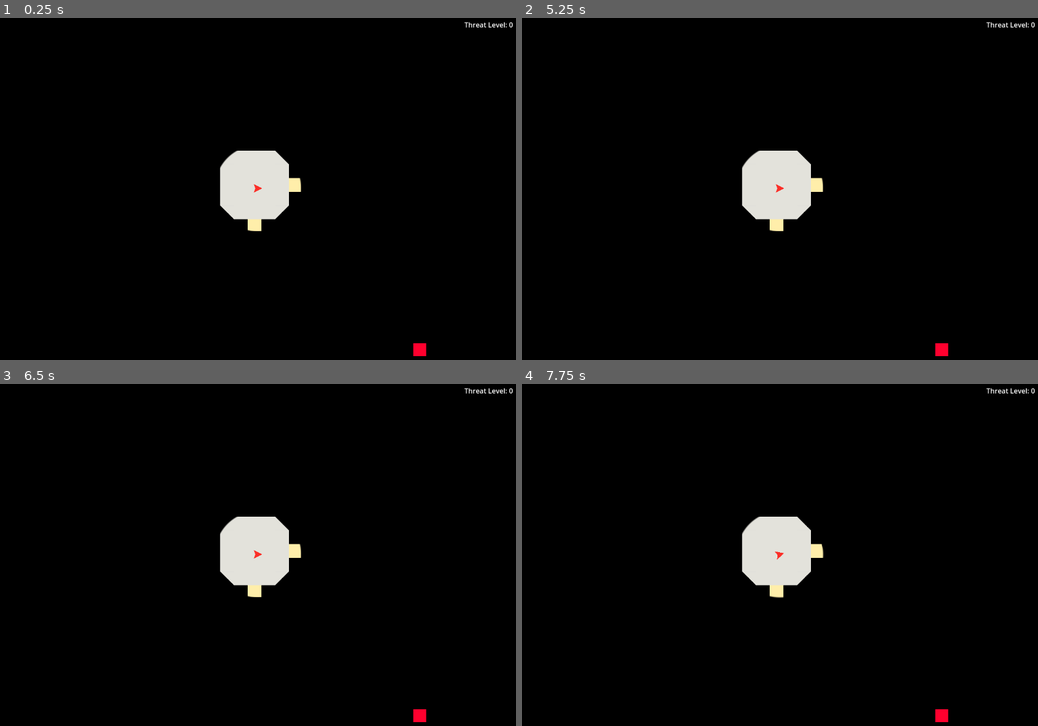
Above: before the commit, frames 1-4 (two rows, left to right).
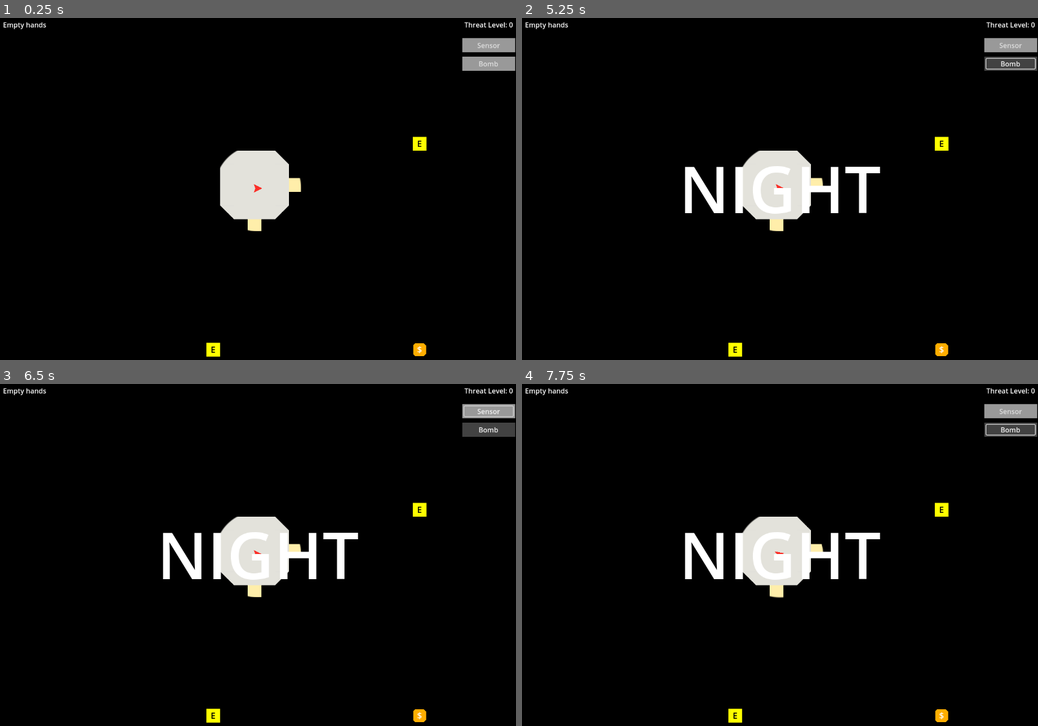
Above: after the commit, the same moments.

Repository: hyearchom/intruder-alert
Game: Godot game, scene res://hra.tscn
Same seed, same stepped clock (60 frames per second), same inputs: the game is played once before the commit and once after it.
Inputs (mouse positions are in pixels of both pictures, inside the frame that each line leads up to):
- Up to frame 1 (0.25 s): no input
- Up to frame 2 (5.25 s): click (1012, 45) at 0.5 s, where only the run after the commit has a clickable "Sensor"; click (1012, 62) at 1.25 s, where only the run after the commit has a clickable "Bomb"; click (1012, 45) at 2 s, where only the run after the commit has a clickable "Sensor"; click (1012, 62) at 2.75 s, where only the run after the commit has a clickable "Bomb"; click (1012, 45) at 3.5 s, where only the run after the commit has a clickable "Sensor"; click (1012, 62) at 4.25 s, where only the run after the commit has a clickable "Bomb"; tap Enter (noc) at 5, 5.1 s
- Up to frame 3 (6.5 s): tap E (polozit) at 5.3, 5.85 s; tap Space at 5.75 s; tap Tab (zvolit, bound only after the commit) at 6.05 s
- Up to frame 4 (7.75 s): tap Enter (noc) at 6.5, 6.8 s; tap Tab (zvolit, bound only after the commit) at 6.6 s; tap Space at 7.25 s; tap A (doleva) at 7.35 s; tap E (polozit) at 7.55 s

The runs differ from the first frame. In frame 1, 1.3% of the frame differs, in the area x 0-100%, y 1-100%; in frame 2, 3.4%; in frame 3, 3.4%; in frame 4, 3.4%.

Commit message:
Dokončená verze se základními funkcemi
- přidány předměty pro detekci a ničení nepřátel
- přidán obchod pro nákup předmětů
- přidána oznámení o stavu hry
- přidány signály pro výhru, prohru, začátek hry

- soupeř se nyní brání

Diff:
--- a/Hrac.gd
+++ b/Hrac.gd
@@ -7,12 +7,19 @@
 const VELIKOST_OTACENI: float = 4
 
 var inventar: Array
+var aktivni_predmet: int
 
 @onready var Celo: Marker2D = $Celo
+@onready var Predmet: Control = get_node("/root/Hra/%Predmet")
+
 
 func _physics_process(_delta: float) -> void:
 	ovladani_pohybu()
 	move_and_slide()
+
+
+func _exit_tree() -> void:
+	Signaly.prohra.emit()
 
 
 func ovladani_pohybu() -> void:
@@ -33,20 +40,37 @@
 		predmet_zvednut.emit()
 	elif event.is_action_released("polozit"):
 		predmet_polozen.emit(odebrat_predmet(), Celo.global_position)
+	elif event.is_action_released("zvolit"):
+		vybrat_dalsi_predmet()
 	if event.is_action_released("noc"):
 		Signaly.noc_zacala.emit()
+
 
 func odebrat_predmet() -> String:
 	if not inventar:
 		push_warning('Inventář je prázdný')
 		return ''
 
-	var predmet: Dictionary = inventar[0]
-	predmet['mnozstvi'] -= 1
-	if predmet['mnozstvi'] == 0:
+	var predmet: Dictionary = inventar[aktivni_predmet]
+	predmet.mnozstvi -= 1
+	if predmet.mnozstvi == 0:
 		inventar.erase(predmet)
-	return predmet['nazev']
+		vybrat_dalsi_predmet()
+	return predmet.id
 
 
-func pridat_predmet(pojmenovani:String, pocet:=int(1)) -> void:
-	inventar.append({'nazev': pojmenovani, 'mnozstvi': pocet})
+func pridat_predmet(znacka:StringName, pojmenovani:StringName, pocet:=int(1)) -> void:
+	inventar.append({'id': znacka, 'nazev': pojmenovani, 'mnozstvi': pocet})
+	if inventar.size() == 1:
+		vybrat_dalsi_predmet()
+
+
+func vybrat_dalsi_predmet() -> void:
+	var poradi: int = 0
+	if inventar.size() > aktivni_predmet +1:
+		poradi = aktivni_predmet +1
+	if inventar:
+		aktivni_predmet = poradi
+		Predmet.drzi(inventar[poradi].nazev)
+	else:
+		Predmet.drzi()
--- a/Postavy.gd
+++ b/Postavy.gd
@@ -6,7 +6,9 @@
 var predmety: Dictionary = {
 	'sejf': preload("res://sceny/sejf.tscn"),
 	'dvere': preload("res://sceny/dvere.tscn"),
-	'vychod': preload("res://sceny/vychod.tscn")
+	'vychod': preload("res://sceny/vychod.tscn"),
+	'senzor': preload("res://sceny/senzor.tscn"),
+	'bomba': preload("res://sceny/bomba.tscn")
 }
 
 @export var Mapa: Node2D
--- a/Signaly.gd
+++ b/Signaly.gd
@@ -2,3 +2,4 @@
 
 signal noc_zacala
 signal prohra
+signal vyhra
--- a/display/Hrozba.gd
+++ b/display/Hrozba.gd
@@ -1,8 +1,6 @@
-extends VBoxContainer
+extends Label
 
 var uroven: int
-
-@onready var Pocet: Label = $Pocet
 
 func _ready() -> void:
 	zvysit_uroven(0)
@@ -10,4 +8,4 @@
 
 func zvysit_uroven(mira:=int(1)) -> void:
 	uroven += mira
-	Pocet.text = 'Threat Level: {0}'.format([str(uroven)])
+	text = 'Threat Level: {0}'.format([str(uroven)])
--- /dev/null
+++ b/display/Inventar.gd
@@ -0,0 +1,12 @@
+extends VBoxContainer
+
+@onready var Ruce: Label = %Ruce
+
+func _ready() -> void:
+	drzi()
+
+func drzi(predmet:StringName='') -> void:
+	if predmet:
+		Ruce.text = 'In hands: {0}'.format([predmet.to_upper()])
+	else:
+		Ruce.text = 'Empty hands'
--- /dev/null
+++ b/display/Obchod.gd
@@ -0,0 +1,27 @@
+extends VBoxContainer
+
+@onready var Hrozba: Control = get_node('../%Hrozba')
+@onready var Hrac:= get_tree().get_first_node_in_group("hrac")
+
+const POLOZKA = preload("res://display/polozka.tscn")
+
+var nabidka: Array = [
+	{'id': 'senzor', 'nazev': 'sensor', 'cena': 1},
+	{'id': 'bomba', 'nazev': 'bomb', 'cena': 3}
+]
+
+
+func _ready() -> void:
+	for polozka: Dictionary in nabidka:
+		var tlacitko := POLOZKA.instantiate()
+		tlacitko.text = polozka.nazev.capitalize()
+		tlacitko.id = polozka.id
+		tlacitko.cena = polozka.cena
+		add_child(tlacitko)
+		tlacitko.pressed.connect(nakup.bind(tlacitko))
+
+
+func nakup(tlacitko: Button) -> void:
+	if Hrozba.uroven >= tlacitko.cena:
+		Hrac.pridat_predmet(tlacitko.id, tlacitko.text.to_lower())
+		Hrozba.zvysit_uroven(-tlacitko.cena)
--- /dev/null
+++ b/display/Oznameni.gd
@@ -0,0 +1,19 @@
+extends Label
+
+@onready var Zmizeni: Timer = $Zmizeni
+
+func _ready() -> void:
+	Signaly.prohra.connect(vypsat.bind('LOST'))
+	Signaly.vyhra.connect(vypsat.bind('WIN'))
+	Signaly.noc_zacala.connect(vypsat.bind('NIGHT', false))
+
+func vypsat(zprava: StringName, konec:=true) -> void:
+	text = zprava
+	show()
+	if konec:
+		pass
+		#get_tree().paused = true
+	else:
+		Zmizeni.start()
+		await Zmizeni.timeout
+		hide()
--- /dev/null
+++ b/display/polozka.gd
@@ -0,0 +1,4 @@
+extends Button
+
+var id: StringName
+var cena: int
--- /dev/null
+++ b/display/polozka.tscn
@@ -0,0 +1,7 @@
+[gd_scene load_steps=2 format=3 uid="uid://b1fd6mt42lo4m"]
+
+[ext_resource type="Script" path="res://display/polozka.gd" id="1_hpryf"]
+
+[node name="1" type="Button"]
+text = "Polozka"
+script = ExtResource("1_hpryf")
--- a/hra.tscn
+++ b/hra.tscn
@@ -1,10 +1,13 @@
-[gd_scene load_steps=25 format=3 uid="uid://7u568nebn6mm"]
+[gd_scene load_steps=32 format=3 uid="uid://7u568nebn6mm"]
 
 [ext_resource type="Script" path="res://Mapa.gd" id="1_vvfrj"]
 [ext_resource type="Texture2D" uid="uid://h7pp2mrxpd0l" path="res://media/vzornik.svg" id="2_30wqy"]
 [ext_resource type="Script" path="res://Postavy.gd" id="3_3iflw"]
 [ext_resource type="Script" path="res://Hrac.gd" id="3_l0pdp"]
+[ext_resource type="Script" path="res://display/Oznameni.gd" id="5_4r7d4"]
 [ext_resource type="Script" path="res://display/Hrozba.gd" id="5_51h2p"]
+[ext_resource type="Script" path="res://display/Inventar.gd" id="6_4aslp"]
+[ext_resource type="Script" path="res://display/Obchod.gd" id="6_q6e7s"]
 
 [sub_resource type="CanvasItemMaterial" id="CanvasItemMaterial_ajq2l"]
 light_mode = 2
@@ -148,6 +151,27 @@
 fill = 1
 fill_from = Vector2(0.5, 0.5)
 
+[sub_resource type="LabelSettings" id="LabelSettings_v6d3o"]
+font_size = 150
+
+[sub_resource type="StyleBoxFlat" id="StyleBoxFlat_ntmlc"]
+bg_color = Color(0.26, 0.26, 0.26, 1)
+expand_margin_left = 5.0
+expand_margin_top = 5.0
+expand_margin_right = 5.0
+expand_margin_bottom = 5.0
+
+[sub_resource type="StyleBoxFlat" id="StyleBoxFlat_y78pl"]
+expand_margin_left = 5.0
+expand_margin_top = 5.0
+expand_margin_right = 5.0
+expand_margin_bottom = 5.0
+
+[sub_resource type="Theme" id="Theme_iidok"]
+Button/styles/hover = SubResource("StyleBoxFlat_ntmlc")
+Button/styles/normal = SubResource("StyleBoxFlat_y78pl")
+Button/styles/pressed = null
+
 [node name="Hra" type="Node"]
 
 [node name="Mapa" type="Node2D" parent="."]
@@ -206,11 +230,50 @@
 theme_override_constants/margin_right = 7
 theme_override_constants/margin_bottom = 7
 
-[node name="Hrozba" type="VBoxContainer" parent="Display/Okraje" groups=["hrozba"]]
-layout_mode = 2
+[node name="Oznameni" type="Label" parent="Display/Okraje"]
+visible = false
+layout_mode = 2
+text = "TEST"
+label_settings = SubResource("LabelSettings_v6d3o")
+horizontal_alignment = 1
+vertical_alignment = 1
+script = ExtResource("5_4r7d4")
+
+[node name="Zmizeni" type="Timer" parent="Display/Okraje/Oznameni"]
+wait_time = 2.0
+one_shot = true
+
+[node name="VedleSebe" type="HBoxContainer" parent="Display/Okraje"]
+layout_mode = 2
+alignment = 2
+
+[node name="PodSebe" type="VBoxContainer" parent="Display/Okraje/VedleSebe"]
+layout_mode = 2
+theme_override_constants/separation = 25
+
+[node name="Hrozba" type="Label" parent="Display/Okraje/VedleSebe/PodSebe"]
+unique_name_in_owner = true
+layout_mode = 2
+size_flags_vertical = 1
+text = "Hrozba"
 script = ExtResource("5_51h2p")
 
-[node name="Pocet" type="Label" parent="Display/Okraje/Hrozba"]
-layout_mode = 2
-text = "Hrozba"
-horizontal_alignment = 2
+[node name="Obchod" type="VBoxContainer" parent="Display/Okraje/VedleSebe/PodSebe"]
+layout_mode = 2
+theme = SubResource("Theme_iidok")
+theme_override_constants/separation = 20
+script = ExtResource("6_q6e7s")
+
+[node name="Predmet" type="VBoxContainer" parent="Display/Okraje"]
+unique_name_in_owner = true
+layout_mode = 2
+size_flags_horizontal = 0
+script = ExtResource("6_4aslp")
+
+[node name="VedleSebe" type="HBoxContainer" parent="Display/Okraje/Predmet"]
+layout_mode = 2
+
+[node name="Ruce" type="Label" parent="Display/Okraje/Predmet/VedleSebe"]
+unique_name_in_owner = true
+layout_mode = 2
+text = "Inventar"
--- a/project.godot
+++ b/project.godot
@@ -33,7 +33,8 @@
 
 folder_colors={
 "res://display/": "teal",
-"res://media/": "purple"
+"res://media/": "purple",
+"res://sceny/komponenty/": "yellow"
 }
 
 [input]
@@ -77,6 +78,11 @@
 "events": [Object(InputEventKey,"resource_local_to_scene":false,"resource_name":"","device":-1,"window_id":0,"alt_press …(195 unchanged characters)…
 ]
 }
+zvolit={
+"deadzone": 0.5,
+"events": [Object(InputEventKey,"resource_local_to_scene":false,"resource_name":"","device":-1,"window_id":0,"alt_pressed":false,"shift_pressed":false,"ctrl_pressed":false,"meta_pressed":false,"pressed":false,"keycode":0,"physical_keycode":4194306,"key_label":0,"unicode":0,"location":0,"echo":false,"script":null)
+]
+}
 
 [rendering]
 
--- /dev/null
+++ b/sceny/bomba.gd
@@ -0,0 +1,29 @@
+extends Area2D
+
+@export var nazev: StringName
+
+@onready var id: StringName = name.to_lower()
+@onready var Hrac := get_tree().get_first_node_in_group('hrac')
+@onready var Efekt: Polygon2D = $Dosah/Efekt
+
+var dosah: Array
+
+func _ready() -> void:
+	add_to_group(id)
+	#add_to_group('predmety')
+
+
+func _protivnik_v_dosahu(body: Node2D) -> void:
+	dosah.append(body)
+
+
+func _protivnik_mimo_dosah(body: Node2D) -> void:
+	dosah.erase(body)
+
+
+func vybuch() -> void:
+	for obet: Node2D in dosah:
+		obet.queue_free()
+	Efekt.show()
+	await get_tree().create_timer(0.3).timeout
+	queue_free()
--- /dev/null
+++ b/sceny/bomba.tscn
@@ -0,0 +1,42 @@
+[gd_scene load_steps=5 format=3 uid="uid://c3c6jarqjfnm1"]
+
+[ext_resource type="Script" path="res://sceny/bomba.gd" id="1_628kp"]
+[ext_resource type="PackedScene" uid="uid://dfaqe8no0b3id" path="res://sceny/komponenty/zvednuti.tscn" id="2_rrjdj"]
+[ext_resource type="PackedScene" uid="uid://bnsdtdklrnw0w" path="res://sceny/komponenty/zneskodneni.tscn" id="3_xjqjh"]
+
+[sub_resource type="CircleShape2D" id="CircleShape2D_5087u"]
+radius = 60.0
+
+[node name="Bomba" type="Area2D"]
+position = Vector2(500, 500)
+collision_layer = 0
+collision_mask = 48
+script = ExtResource("1_628kp")
+nazev = &"bomb"
+
+[node name="Tvar" type="Polygon2D" parent="."]
+color = Color(1, 0, 0.184314, 1)
+polygon = PackedVector2Array(-6, 5, 7, 5, 0, -8)
+
+[node name="Dosah" type="CollisionShape2D" parent="."]
+shape = SubResource("CircleShape2D_5087u")
+
+[node name="Efekt" type="Polygon2D" parent="Dosah"]
+visible = false
+color = Color(1, 0, 0.183333, 0.552941)
+polygon = PackedVector2Array(-58, 6, -39, 21, -42, 42, -20, 42, 1, 61, 17, 39, 48, 34, 35, 11, 60, 2, 46, -16, 47, -36, 16, -41, -1, -59, -19, -44, -47, -37, -42, -14)
+
+[node name="Zvednuti" parent="." instance=ExtResource("2_rrjdj")]
+visible = false
+
+[node name="Zneskodneni" parent="." instance=ExtResource("3_xjqjh")]
+visible = false
+
+[node name="Casovac" type="Timer" parent="."]
+wait_time = 3.0
+one_shot = true
+autostart = true
+
+[connection signal="body_entered" from="." to="." method="_protivnik_v_dosahu"]
+[connection signal="body_exited" from="." to="." method="_protivnik_mimo_dosah"]
+[connection signal="timeout" from="Casovac" to="." method="vybuch"]
--- a/sceny/dvere.gd
+++ b/sceny/dvere.gd
@@ -1,6 +1,7 @@
 extends Area2D
 
-@onready var Hrozba := get_tree().get_first_node_in_group("hrozba")
+@onready var Hrozba: Control = get_node("/root/Hra/%Hrozba")
+
 
 func _pruchod_soupere(_body: Node2D) -> void:
 	Hrozba.zvysit_uroven()
--- /dev/null
+++ b/sceny/komponenty/zneskodneni.gd
@@ -0,0 +1,4 @@
+extends Area2D
+
+func _prichod_soupere(_body: Node2D) -> void:
+	owner.queue_free()
--- /dev/null
+++ b/sceny/komponenty/zneskodneni.tscn
@@ -0,0 +1,16 @@
+[gd_scene load_steps=3 format=3 uid="uid://bnsdtdklrnw0w"]
+
+[ext_resource type="Script" path="res://sceny/komponenty/zneskodneni.gd" id="1_0dowx"]
+
+[sub_resource type="RectangleShape2D" id="RectangleShape2D_ioj7d"]
+size = Vector2(30, 30)
+
+[node name="Zneskodneni" type="Area2D"]
+collision_layer = 0
+collision_mask = 32
+script = ExtResource("1_0dowx")
+
+[node name="Dosah" type="CollisionShape2D" parent="."]
+shape = SubResource("RectangleShape2D_ioj7d")
+
+[connection signal="body_entered" from="." to="." method="_prichod_soupere"]
--- /dev/null
+++ b/sceny/komponenty/zvednuti.gd
@@ -0,0 +1,15 @@
+extends Area2D
+
+@onready var Hrac := get_tree().get_first_node_in_group('hrac')
+
+func _prichod_hrace(_body: Node2D) -> void:
+	Hrac.predmet_zvednut.connect(_zvednuti)
+
+
+func _odchod_hrace(_body: Node2D) -> void:
+	Hrac.predmet_zvednut.disconnect(_zvednuti)
+
+
+func _zvednuti() -> void:
+	Hrac.pridat_predmet(owner.id, owner.nazev)
+	owner.queue_free()
--- /dev/null
+++ b/sceny/komponenty/zvednuti.tscn
@@ -0,0 +1,17 @@
+[gd_scene load_steps=3 format=3 uid="uid://dfaqe8no0b3id"]
+
+[ext_resource type="Script" path="res://sceny/komponenty/zvednuti.gd" id="1_ubs4x"]
+
+[sub_resource type="RectangleShape2D" id="RectangleShape2D_puspb"]
+size = Vector2(60, 60)
+
+[node name="Zvednuti" type="Area2D"]
+collision_layer = 0
+collision_mask = 16
+script = ExtResource("1_ubs4x")
+
+[node name="Dosah" type="CollisionShape2D" parent="."]
+shape = SubResource("RectangleShape2D_puspb")
+
+[connection signal="body_entered" from="." to="." method="_prichod_hrace"]
+[connection signal="body_exited" from="." to="." method="_odchod_hrace"]
--- a/sceny/predmet.gd
+++ /dev/null
@@ -1,29 +0,0 @@
-extends RigidBody2D
-
-@export var nazev: StringName
-
-@onready var Hrac := get_tree().get_first_node_in_group('hrac')
-@onready var Citlivost: Area2D = $Citlivost
-
-
-func _ready() -> void:
-
-	add_to_group(nazev)
-	#add_to_group('predmety')
-
-
-func _prichod_hrace(_body: Node2D) -> void:
-	Hrac.predmet_zvednut.connect(_zvednuti)
-
-
-func _odchod_hrace(_body: Node2D) -> void:
-	Hrac.predmet_zvednut.disconnect(_zvednuti)
-
-
-func _zvednuti() -> void:
-	Hrac.pridat_predmet(nazev)
-	queue_free()
-
-#
-#func _enter_tree() -> void:
-	#get_tree().call_group('souperi', 'novy_cil', self)
--- /dev/null
+++ b/sceny/sejf.gd
@@ -0,0 +1,9 @@
+extends Node2D
+
+@export var nazev: StringName
+@onready var id: StringName = name.to_lower()
+
+
+func _ready() -> void:
+	add_to_group(id)
+	#add_to_group('predmety')
--- a/sceny/sejf.tscn
+++ b/sceny/sejf.tscn
@@ -1,31 +1,40 @@
-[gd_scene load_steps=4 format=3 uid="uid://dibltixll7eq1"]
+[gd_scene load_steps=6 format=3 uid="uid://dibltixll7eq1"]
 
-[ext_resource type="Script" path="res://sceny/predmet.gd" id="1_cjoo1"]
+[ext_resource type="Script" path="res://sceny/sejf.gd" id="1_cjoo1"]
+[ext_resource type="PackedScene" uid="uid://dfaqe8no0b3id" path="res://sceny/komponenty/zvednuti.tscn" id="2_sx33h"]
+[ext_resource type="PackedScene" uid="uid://bnsdtdklrnw0w" path="res://sceny/komponenty/zneskodneni.tscn" id="3_0bfh2"]
+
+[sub_resource type="LabelSettings" id="LabelSettings_gyekt"]
+font_size = 20
 
 [sub_resource type="RectangleShape2D" id="RectangleShape2D_fcusf"]
 
-[sub_resource type="RectangleShape2D" id="RectangleShape2D_puspb"]
-size = Vector2(60, 60)
-
-[node name="Sejf" type="RigidBody2D" groups=["sejf"]]
+[node name="Sejf" type="RigidBody2D"]
 position = Vector2(500, 500)
 gravity_scale = 0.0
 script = ExtResource("1_cjoo1")
-nazev = &"sejf"
+nazev = &"vault"
 
 [node name="Tvar" type="Polygon2D" parent="."]
-color = Color(1, 0, 0.183333, 1)
-polygon = PackedVector2Array(-15, -15, -15, 15, 15, 15, 15, -15)
+color = Color(1, 0.683333, 0, 1)
+polygon = PackedVector2Array(-15, -10, -15, 10, -10, 15, 10, 15, 15, 10, 15, -10, 10, -15, -10, -15)
+
+[node name="Popisek" type="Label" parent="."]
+offset_left = -20.0
+offset_top = -15.0
+offset_right = 20.0
+offset_bottom = 13.0
+text = "$"
+label_settings = SubResource("LabelSettings_gyekt")
+horizontal_alignment = 1
+vertical_alignment = 1
 
 [node name="Obrys" type="CollisionShape2D" parent="."]
+visible = false
 shape = SubResource("RectangleShape2D_fcusf")
 
-[node name="Citlivost" type="Area2D" parent="."]
-collision_layer = 0
-collision_mask = 16
+[node name="Zvednuti" parent="." instance=ExtResource("2_sx33h")]
+visible = false
 
-[node name="Dosah" type="CollisionShape2D" parent="Citlivost"]
-shape = SubResource("RectangleShape2D_puspb")
-
-[connection signal="body_entered" from="Citlivost" to="." method="_prichod_hrace"]
-[connection signal="body_exited" from="Citlivost" to="." method="_odchod_hrace"]
+[node name="Zneskodneni" parent="." instance=ExtResource("3_0bfh2")]
+visible = false
--- /dev/null
+++ b/sceny/senzor.gd
@@ -0,0 +1,18 @@
+extends Area2D
+
+@export var nazev: StringName
+
+@onready var id: StringName = name.to_lower()
+@onready var Hrac := get_tree().get_first_node_in_group('hrac')
+
+@onready var Tvar: Polygon2D = $Tvar
+
+
+func _ready() -> void:
+	add_to_group(id)
+	#add_to_group('predmety')
+
+
+
+func _prichod_soupere(_body: Node2D) -> void:
+	Tvar.color = Color('1eff00')
--- /dev/null
+++ b/sceny/senzor.tscn
@@ -0,0 +1,27 @@
+[gd_scene load_steps=4 format=3 uid="uid://oxaeldedrliw"]
+
+[ext_resource type="Script" path="res://sceny/senzor.gd" id="1_ujngq"]
+[ext_resource type="PackedScene" uid="uid://dfaqe8no0b3id" path="res://sceny/komponenty/zvednuti.tscn" id="2_25uwh"]
+
+[sub_resource type="CircleShape2D" id="CircleShape2D_5087u"]
+radius = 60.0
+
+[node name="Senzor" type="Area2D" groups=["sejf"]]
+position = Vector2(500, 500)
+collision_layer = 0
+collision_mask = 32
+script = ExtResource("1_ujngq")
+nazev = &"sensor"
+
+[node name="Tvar" type="Polygon2D" parent="."]
+color = Color(0.00639385, 0.216966, 1.20327e-07, 1)
+polygon = PackedVector2Array(-6, 5, 7, 5, 7, -8, 2.18146, -8, 0, -13, -2, -8, -6, -8)
+
+[node name="Dosah" type="CollisionShape2D" parent="."]
+visible = false
+shape = SubResource("CircleShape2D_5087u")
+
+[node name="Zvednuti" parent="." instance=ExtResource("2_25uwh")]
+visible = false
+
+[connection signal="body_entered" from="." to="." method="_prichod_soupere"]
--- a/sceny/souper.gd
+++ b/sceny/souper.gd
@@ -1,6 +1,6 @@
 extends CharacterBody2D
 
-const RYCHLOST_CHUZE: float = 50.0
+const RYCHLOST_CHUZE: float = 25.0
 #const VELIKOST_OTACENI: float = 4
 
 var seznam_cilu: Array
@@ -88,3 +88,13 @@
 		dalsi_bod_cesty()
 	velocity = global_position.direction_to(bod_trasy) *RYCHLOST_CHUZE
 	move_and_slide()
+
+
+func _exit_tree() -> void:
+	if get_tree().get_nodes_in_group('souperi').size() == 1:
+		Signaly.vyhra.emit()
+		print('vyhra')
+
+
+func _zasah_hrace(body: Node2D) -> void:
+	body.queue_free()
--- a/sceny/souper.tscn
+++ b/sceny/souper.tscn
@@ -19,6 +19,9 @@
 [sub_resource type="CircleShape2D" id="CircleShape2D_gxw5k"]
 radius = 9.46
 
+[sub_resource type="CircleShape2D" id="CircleShape2D_2iod0"]
+radius = 70.0
+
 [node name="Souper" type="CharacterBody2D" groups=["souperi"]]
 collision_layer = 32
 motion_mode = 1
@@ -31,3 +34,12 @@
 
 [node name="Obrysy" type="CollisionShape2D" parent="."]
 shape = SubResource("CircleShape2D_gxw5k")
+
+[node name="Utok" type="Area2D" parent="."]
+collision_layer = 0
+collision_mask = 16
+
+[node name="CollisionShape2D" type="CollisionShape2D" parent="Utok"]
+shape = SubResource("CircleShape2D_2iod0")
+
+[connection signal="body_entered" from="Utok" to="." method="_zasah_hrace"]
--- a/sceny/vychod.tscn
+++ b/sceny/vychod.tscn
@@ -1,9 +1,13 @@
-[gd_scene load_steps=3 format=3 uid="uid://dpkmphs7lmola"]
+[gd_scene load_steps=4 format=3 uid="uid://dpkmphs7lmola"]
 
 [ext_resource type="Script" path="res://sceny/vychod.gd" id="1_d6was"]
 
 [sub_resource type="RectangleShape2D" id="RectangleShape2D_lmnnj"]
 size = Vector2(32, 32)
+
+[sub_resource type="LabelSettings" id="LabelSettings_nfg8h"]
+font_size = 20
+font_color = Color(0, 0, 0, 1)
 
 [node name="Vychod" type="Area2D" groups=["vychody"]]
 collision_layer = 0
@@ -14,8 +18,17 @@
 shape = SubResource("RectangleShape2D_lmnnj")
 
 [node name="Polygon2D" type="Polygon2D" parent="."]
-visible = false
-color = Color(0.67, 0.4355, 0, 1)
+color = Color(1, 1, 0, 1)
 polygon = PackedVector2Array(-16, -16, 16, -16, 16, 16, -16, 16)
 
+[node name="Popisek" type="Label" parent="."]
+offset_left = -20.0
+offset_top = -15.0
+offset_right = 20.0
+offset_bottom = 13.0
+text = "E"
+label_settings = SubResource("LabelSettings_nfg8h")
+horizontal_alignment = 1
+vertical_alignment = 1
+
 [connection signal="body_entered" from="." to="." method="_pruchod_soupere"]
Not shown: 1 places in sceny/souper.tscn that only renumber resources
